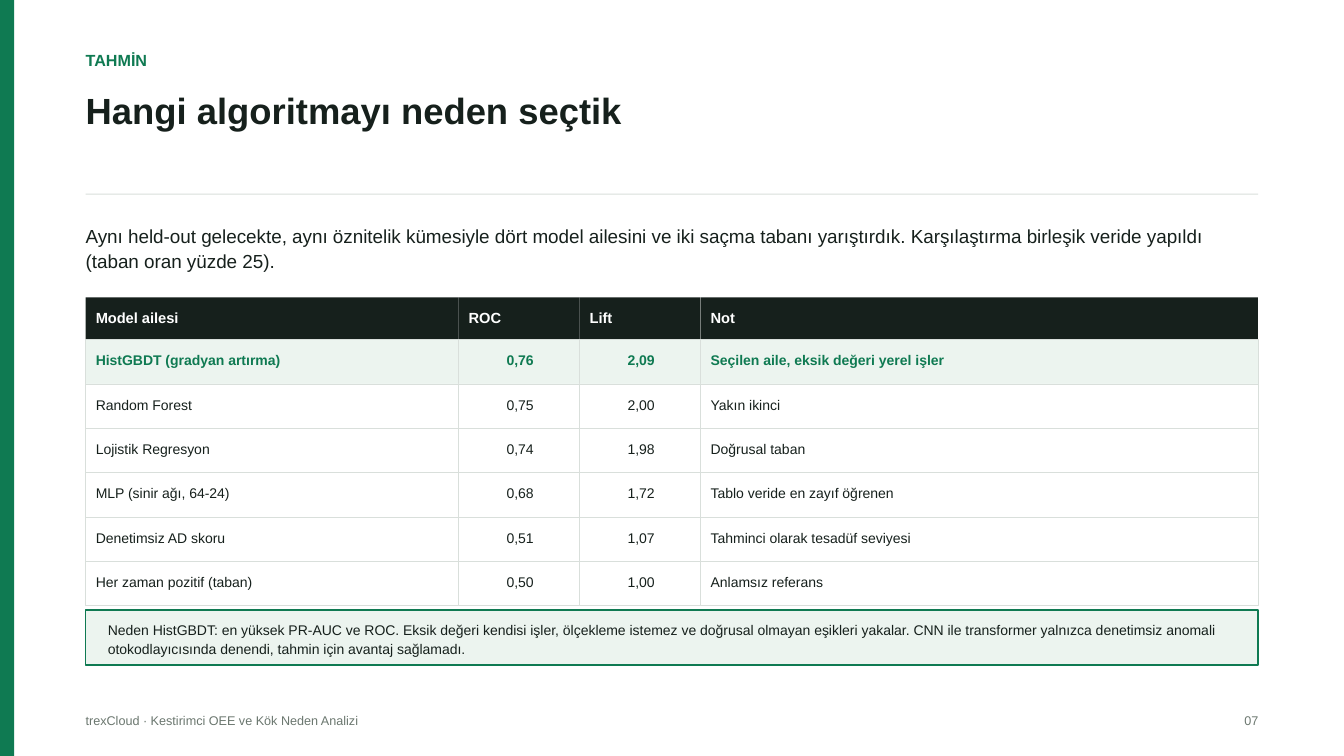
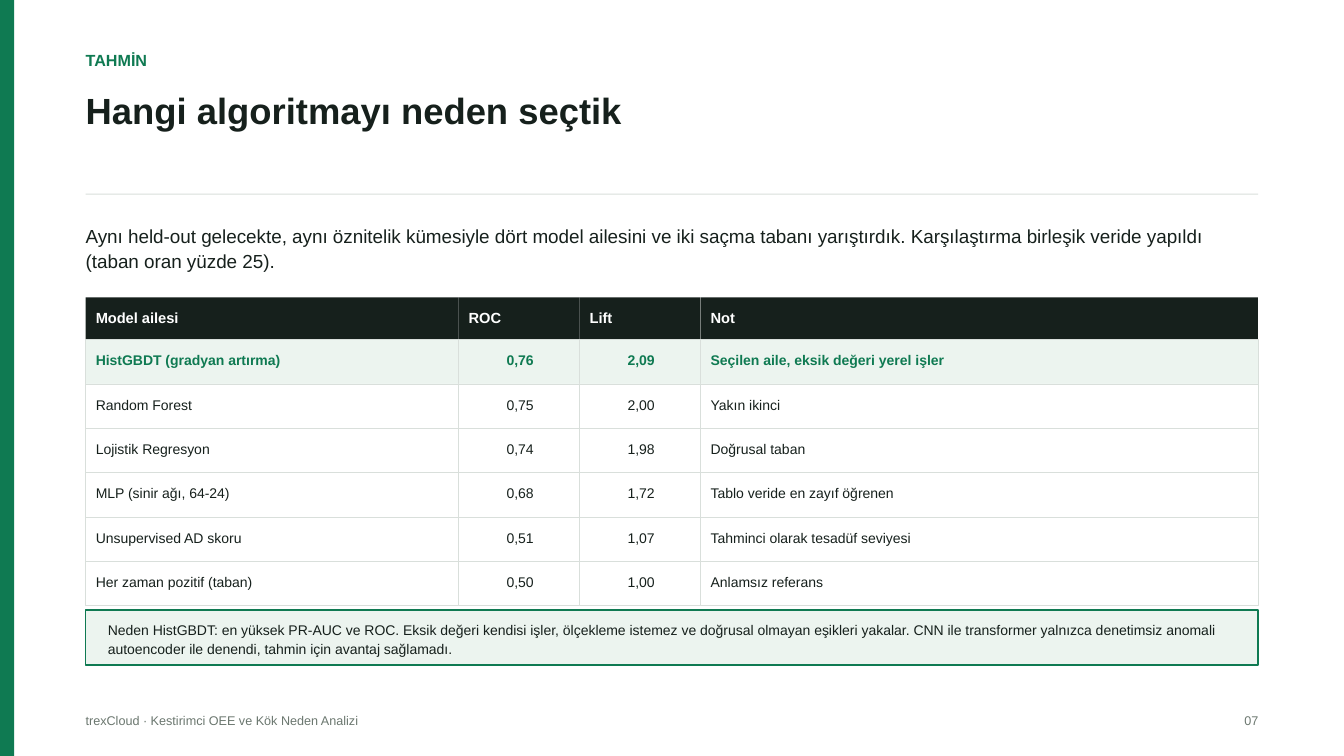
Before and after one commit to kaanrkaraman/trexcloud-oee-rca, a slide deck: slide 7 of trexCloud_Final_Sunum.pptx. Drawn at 1344x756 pixels with LibreOffice and Linux fonts; fonts in the diff are those of the drawing. Boxes give left, top, right and bottom in pixels: in the first picture for what was removed or moved away, otherwise in the second. Text is boxed around its words. In the diff, an @@ line names an element or a change of style, - is before the commit and + after.

```diff
--- a/trexCloud_Final_Sunum.pptx
+++ b/trexCloud_Final_Sunum.pptx
@@ text at [96,533,241,546]: text changed @@
-Denetimsiz AD skoru
+Unsupervised AD skoru
@@ text at [108,624,1215,657]: text changed @@
-Neden HistGBDT: en yüksek PR-AUC ve ROC. Eksik değeri kendisi işler, ölçekleme istemez ve doğrusal olmayan eşikleri yakalar. CNN ile transformer yalnızca denetimsiz anomali otokodlayıcısında denendi, tahmin için avantaj sağlamadı.
+Neden HistGBDT: en yüksek PR-AUC ve ROC. Eksik değeri kendisi işler, ölçekleme istemez ve doğrusal olmayan eşikleri yakalar. CNN ile transformer yalnızca denetimsiz anomali autoencoder ile denendi, tahmin için avantaj sağlamadı.
```
Also in this commit, not shown: 2 other slides changed, 5 other files.
